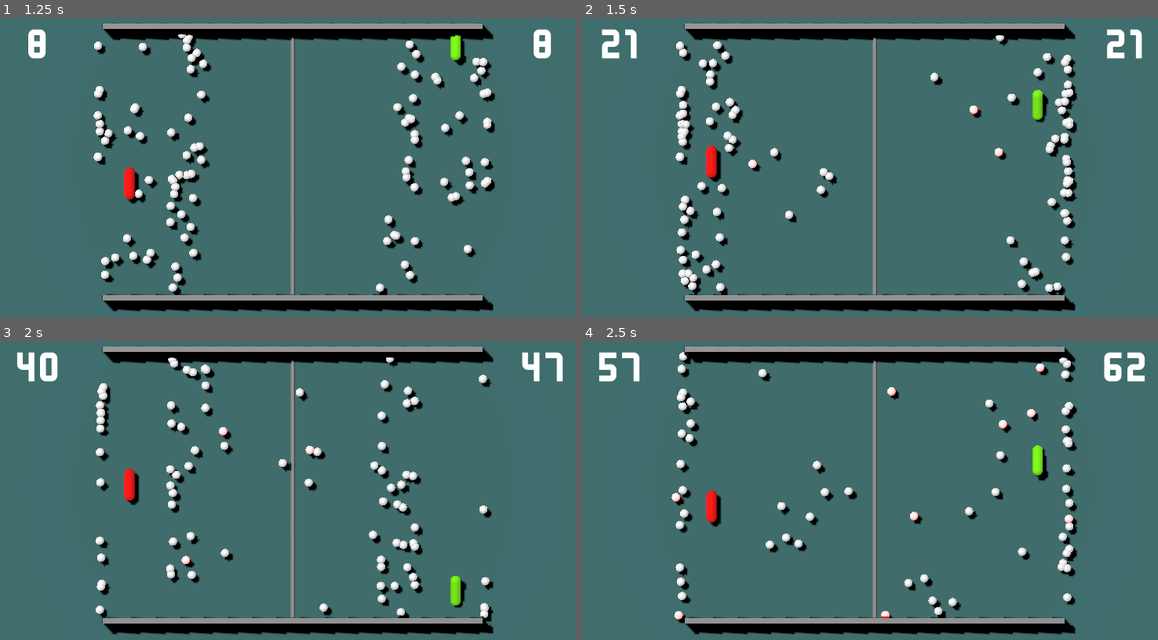
Above: before the commit, frames 1-4 (two rows, left to right).
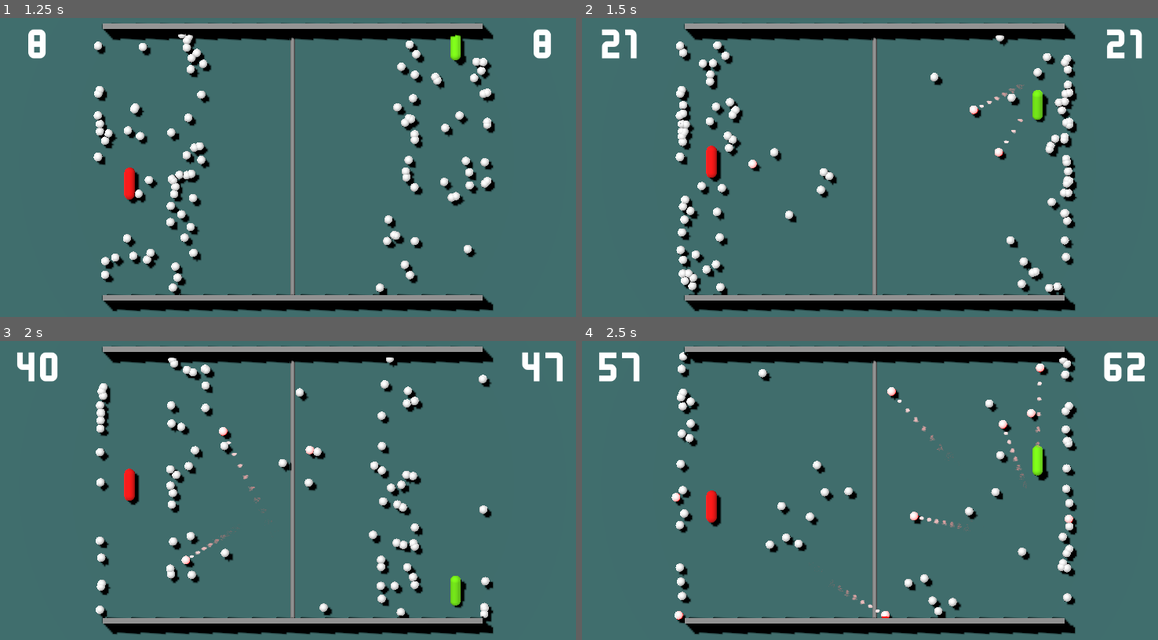
Above: after the commit, the same moments.

Repository: 5tr1k3r/tier_01_pong
Game: Godot game, scene res://game/main.tscn
Two runs of this game, one before a commit and one after it. Both use one fixed random seed, a clock stepped at 60 frames per second and the inputs below.
Inputs:
- Up to frame 1 (1.25 s): tap Enter (ui_accept) at 0.5, 0.77 s; hold Up (p1_move_up) from 0.53 s (still down); tap S (p2_move_down) at 0.6 s
- Up to frame 2 (1.5 s): release Up (p1_move_up) at 1.28 s; hold Down (p1_move_down) from 1.28 s (still down); tap W (p2_move_up) at 1.35 s
- Up to frame 3 (2 s): keep holding Down (p1_move_down); tap Enter (ui_accept) at 1.52 s
- Up to frame 4 (2.5 s): release Down (p1_move_down) at 2.03 s; hold Up (p1_move_up) from 2.03 s (still down); tap S (p2_move_down) at 2.1 s

Frame 1 is identical in both runs. In frame 2, less than 0.1% of the frame differs, in the area x 68-77%, y 22-42%; in frame 3, 0.1%; in frame 4, 0.3%, in the area x 41-80%, y 13-91%.

Commit message:
add particle trail at high speed

Diff:
--- a/game/ball/ball.gd
+++ b/game/ball/ball.gd
@@ -9,6 +9,7 @@
 @onready var high_velocity_hit_sound: AudioStreamPlayer3D = $HighVelocityHitSound
 @onready var collision_shape: CollisionShape3D = $CollisionShape3D
 @onready var mesh_instance: MeshInstance3D = $MeshInstance3D
+@onready var particles: GPUParticles3D = $GPUParticles3D
 
 const STARTING_IMPULSE_VALUE: float = 5.0
 const HIGH_VELOCITY_THRESHOLD: float = STARTING_IMPULSE_VALUE * 1.5
@@ -17,6 +18,7 @@
 var initial_impulse: Vector3 = Vector3.ZERO
 var is_dying: bool = false
 var unique_material: StandardMaterial3D
+var particle_process_material: ParticleProcessMaterial
 
 func setup(start_position: Vector3) -> void:
 	position = start_position
@@ -38,6 +40,15 @@
 	unique_material.emission = Color.BLACK
 
 	stuck_timer.start()
+
+	particle_process_material = particles.process_material as ParticleProcessMaterial
+	if not particle_process_material:
+		printerr("Ball could not find ParticleProcessMaterial!")
+	else:
+		# IMPORTANT: Ensure inherit velocity is off if it's broken/unused (seems broken in Godot 4.4)
+		particle_process_material.inherit_velocity_ratio = 0.0
+		# Set a default direction in case velocity is zero initially
+		particle_process_material.direction = Vector3.BACK
 
 	if initial_impulse != Vector3.ZERO:
 		apply_central_impulse(initial_impulse)
@@ -64,6 +75,12 @@
 	# Now lerp the emission using this correctly mapped and clamped ratio
 	unique_material.emission = lerp(Color.BLACK, HIGH_VELOCITY_EMISSION, emission_ratio)
 
+	if current_speed > 0.01: # Avoid issues with zero vector
+		particle_process_material.direction = -linear_velocity.normalized()
+
+	if current_speed > HIGH_VELOCITY_THRESHOLD:
+		particles.emitting = true
+
 func die() -> void:
 	if is_dying:
 		return
@@ -71,6 +88,7 @@
 	is_dying = true
 	freeze = true
 	collision_shape.disabled = true
+	particles.emitting = false
 
 	var tween := create_tween()
 	tween.set_ease(Tween.EASE_IN)
--- a/game/ball/ball.tscn
+++ b/game/ball/ball.tscn
@@ -1,10 +1,11 @@
-[gd_scene load_steps=9 format=3 uid="uid://cqk3ktjflb5ey"]
+[gd_scene load_steps=15 format=3 uid="uid://cqk3ktjflb5ey"]
 
 [ext_resource type="PhysicsMaterial" uid="uid://cwsnaj80qwdkx" path="res://game/resources/bouncy_material.tres" id="1_41u45"]
 [ext_resource type="Script" uid="uid://hjkwu6vqoty4" path="res://game/ball/ball.gd" id="1_x8fbi"]
 [ext_resource type="AudioStream" uid="uid://mjj63vpp0f87" path="res://game/ball/paddle_hit.ogg" id="3_3refl"]
 [ext_resource type="AudioStream" uid="uid://b403skqcbuu31" path="res://game/ball/high_velocity_hit.ogg" id="4_6syx0"]
 [ext_resource type="AudioStream" uid="uid://du40blrbbkjc2" path="res://game/ball/wall_hit.ogg" id="4_s334u"]
+[ext_resource type="SphereMesh" uid="uid://d35eu8fng58lj" path="res://game/ball/particle.tres" id="6_6syx0"]
 
 [sub_resource type="SphereShape3D" id="SphereShape3D_x8fbi"]
 radius = 0.08
@@ -18,6 +19,32 @@
 material = SubResource("StandardMaterial3D_s334u")
 radius = 0.08
 height = 0.16
+
+[sub_resource type="Gradient" id="Gradient_6syx0"]
+colors = PackedColorArray(1, 1, 1, 0.392157, 0.703121, 3.06834e-06, 5.77569e-07, 0)
+
+[sub_resource type="GradientTexture1D" id="GradientTexture1D_fhoup"]
+gradient = SubResource("Gradient_6syx0")
+
+[sub_resource type="Curve" id="Curve_6syx0"]
+_data = [Vector2(0, 1), 0.0, 0.0, 0, 0, Vector2(1, 0), 0.0, 0.0, 0, 0]
+point_count = 2
+
+[sub_resource type="CurveTexture" id="CurveTexture_fhoup"]
+curve = SubResource("Curve_6syx0")
+
+[sub_resource type="ParticleProcessMaterial" id="ParticleProcessMaterial_s334u"]
+angle_min = 1.07288e-05
+angle_max = 1.07288e-05
+spread = 22.0
+initial_velocity_min = 0.4
+initial_velocity_max = 1.5
+gravity = Vector3(0, 0, 0)
+damping_min = 0.2
+damping_max = 1.5
+scale_max = 2.0
+scale_curve = SubResource("CurveTexture_fhoup")
+color_ramp = SubResource("GradientTexture1D_fhoup")
 
 [node name="Ball" type="RigidBody3D"]
 collision_layer = 4
@@ -55,5 +82,14 @@
 volume_db = -2.0
 panning_strength = 1.5
 
+[node name="GPUParticles3D" type="GPUParticles3D" parent="."]
+cast_shadow = 0
+emitting = false
+amount = 500
+lifetime = 0.2
+fixed_fps = 0
+process_material = SubResource("ParticleProcessMaterial_s334u")
+draw_pass_1 = ExtResource("6_6syx0")
+
 [connection signal="body_entered" from="." to="." method="_on_body_entered"]
 [connection signal="timeout" from="StuckTimer" to="." method="_on_stuck_timer_timeout"]
--- /dev/null
+++ b/game/ball/particle.tres
@@ -0,0 +1,16 @@
+[gd_resource type="SphereMesh" load_steps=2 format=3 uid="uid://d35eu8fng58lj"]
+
+[sub_resource type="StandardMaterial3D" id="StandardMaterial3D_6syx0"]
+transparency = 1
+shading_mode = 0
+vertex_color_use_as_albedo = true
+billboard_mode = 3
+billboard_keep_scale = true
+particles_anim_h_frames = 1
+particles_anim_v_frames = 1
+particles_anim_loop = false
+
+[resource]
+material = SubResource("StandardMaterial3D_6syx0")
+radius = 0.02
+height = 0.02
